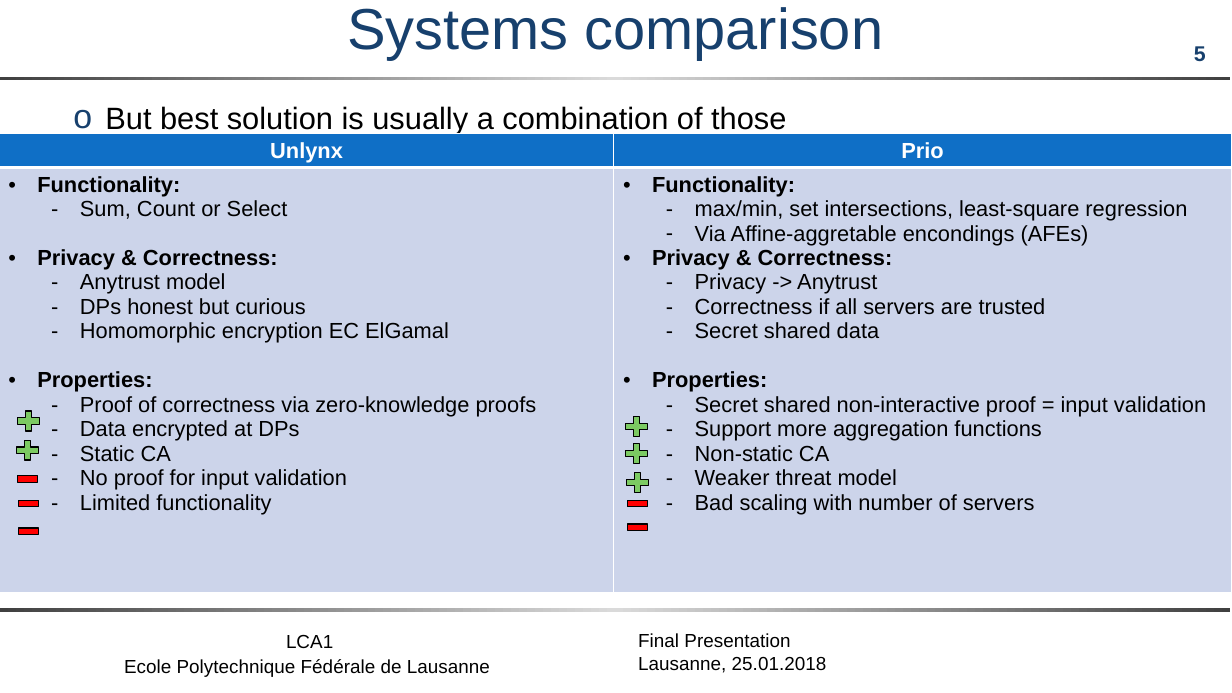
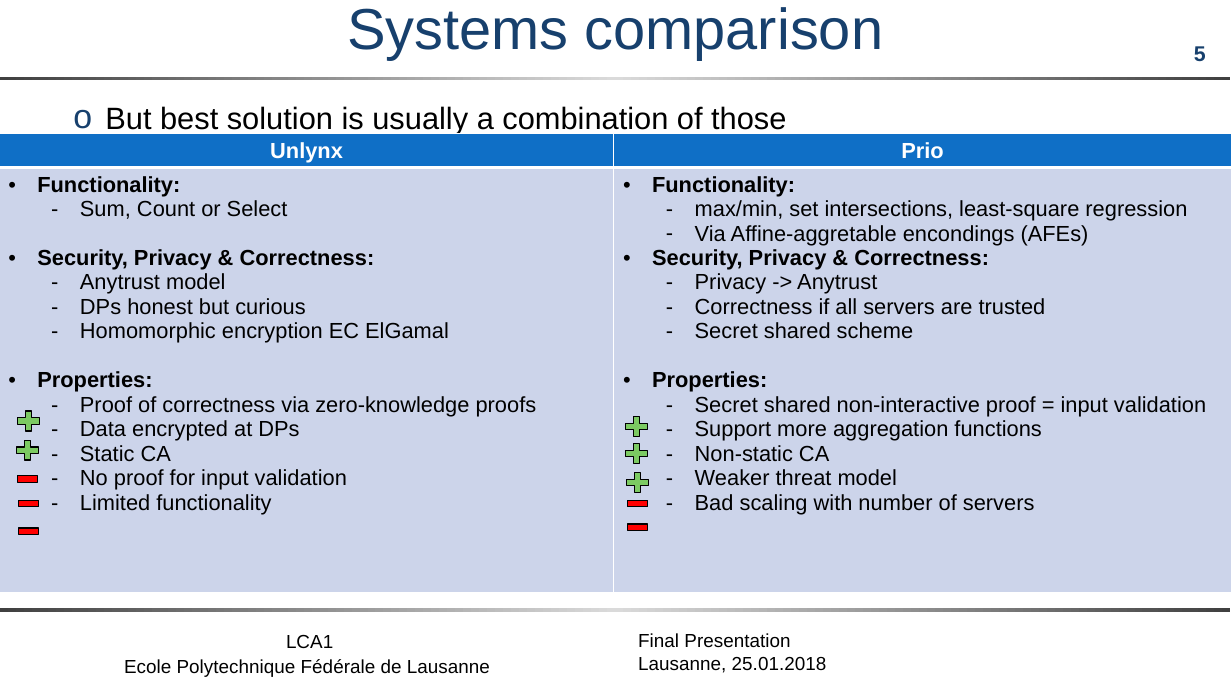
Before and after one commit to maxpr/MasterProjectDocuments, a slide deck: slide 5 of doc/FinalPresentation.pptx. Drawn at 1232x693 pixels with LibreOffice and Linux fonts; fonts in the diff are those of the drawing; background and template pictures are left out. Boxes give left, top, right and bottom in pixels: in the first picture for what was removed or moved away, otherwise in the second. Text is boxed around its words. In the diff, an @@ line names an element or a change of style, - is before the commit and + after.

```diff
--- a/doc/FinalPresentation.pptx
+++ b/doc/FinalPresentation.pptx
@@ table at (0, 134, 1231, 624) @@
-row 2, column 1: Functionality: / Sum, Count or Select / Privacy & Correctness: / Anytrust model / DPs honest but curious / Homomorphic encryption EC ElGamal / Properties: / Proof of correctness via zero-knowledge proofs / Data encrypted at DPs / Static CA / No proof for input validation / Limited functionality
+row 2, column 1: Functionality: / Sum, Count or Select / Security, Privacy & Correctness: / Anytrust model / DPs honest but curious / Homomorphic encryption EC ElGamal / Properties: / Proof of correctness via zero-knowledge proofs / Data encrypted at DPs / Static CA / No proof for input validation / Limited functionality
-row 2, column 2: Functionality: / max/min, set intersections, least-square regression / Via Affine-aggretable encondings (AFEs) / Privacy & Correctness: / Privacy -> Anytrust / Correctness if all servers are trusted / Secret shared data / Properties: / Secret shared non-interactive proof = input validation / Support more aggregation functions / Non-static CA / Weaker threat model / Bad scaling with number of servers
+row 2, column 2: Functionality: / max/min, set intersections, least-square regression / Via Affine-aggretable encondings (AFEs) / Security, Privacy & Correctness: / Privacy -> Anytrust / Correctness if all servers are trusted / Secret shared scheme / Properties: / Secret shared non-interactive proof = input validation / Support more aggregation functions / Non-static CA / Weaker threat model / Bad scaling with number of servers
```
Also in this commit, not shown: 1 other slide changed, 1 slide added.
